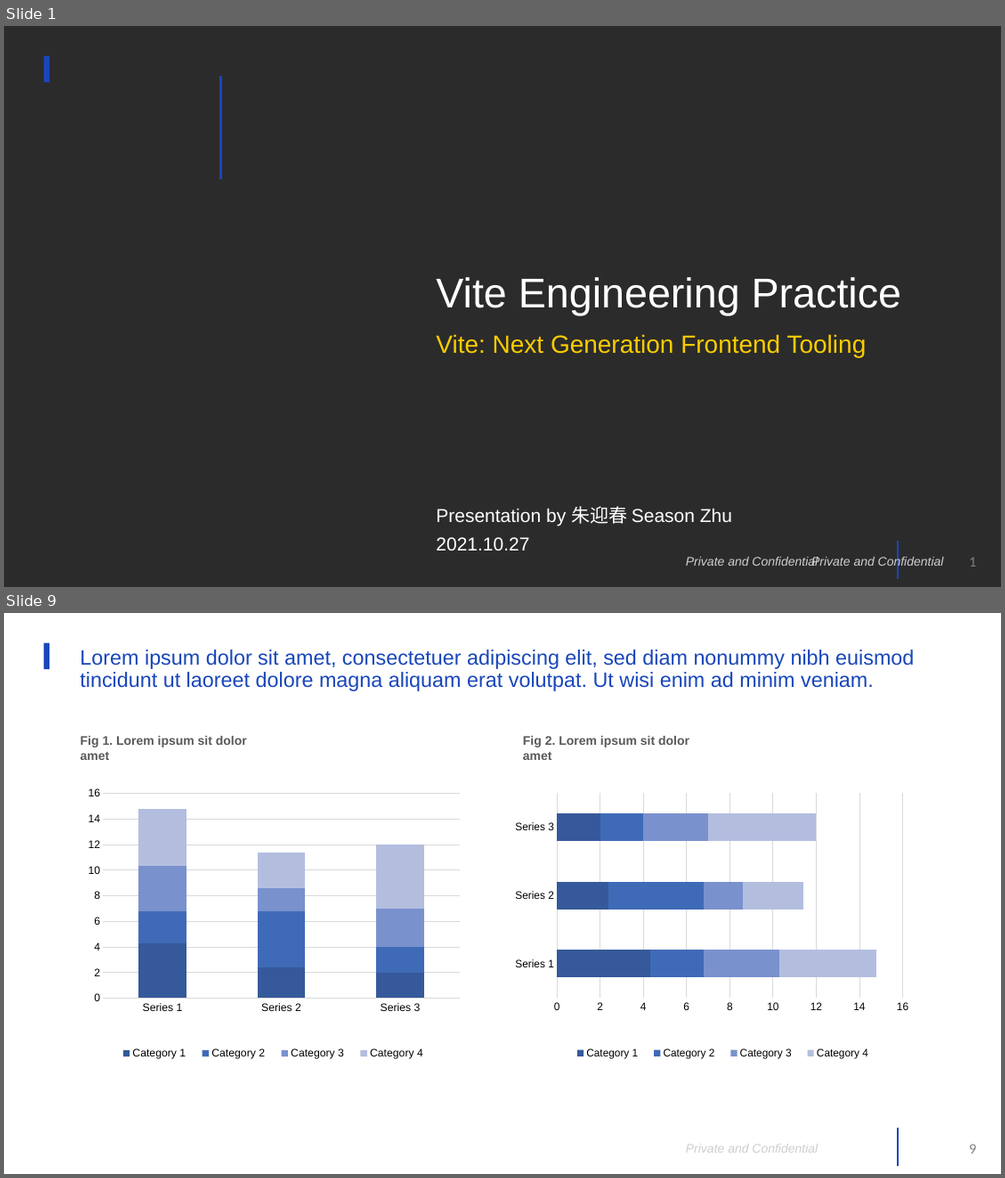
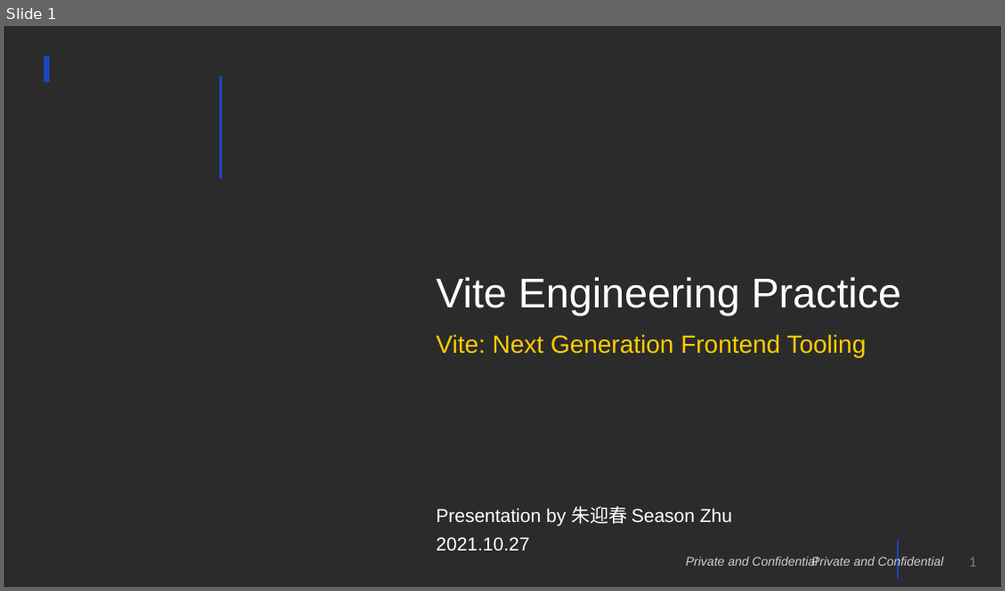
Before and after one commit to season19840122/Course, a slide deck: Vite2 项目工程化和原理剖析/Vite Engineering Practice.pptx. Shown one above the other, each under a label of ours: slides 1 and 9 before the commit, slide 1 after it; the slides between them are not shown. The pictures are 1005x1178 and 1005x591 pixels, drawn with LibreOffice and Linux fonts; fonts in the diff are those of the drawing; background and template pictures are left out; a plain dark background stands for a picture behind light text. Boxes give left, top, right and bottom in pixels: in the first picture for what was removed or moved away, otherwise in the second. Text is boxed around its words. In the diff, an @@ line names an element or a change of style, - is before the commit and + after.

```diff
--- a/Vite2 项目工程化和原理剖析/Vite Engineering Practice.pptx
+++ b/Vite2 项目工程化和原理剖析/Vite Engineering Practice.pptx
@@ slide 9 removed at <box>4,613,1001,1174</box>, background picture (left out); not listed: 4 template elements that a slide beside it also shows @@
@@ title removed at <box>80,649,914,691</box> @@
-Lorem ipsum dolor sit amet, consectetuer adipiscing elit, sed diam nonummy nibh euismod tincidunt ut laoreet dolore magna aliquam erat volutpat. Ut wisi enim ad minim veniam.
@@ text removed at <box>81,736,247,760</box> @@
-Fig 1. Lorem ipsum sit dolor amet
@@ text removed at <box>523,736,689,760</box> @@
-Fig 2. Lorem ipsum sit dolor amet
@@ column stacked chart removed at <box>73,750,470,1074</box> @@
-categories: Series 1, Series 2, Series 3
-Category 1: 4.3, 2.4, 2
-Category 2: 2.5, 4.4, 2
-Category 3: 3.5, 1.8, 3
-Category 4: 4.5, 2.8, 5
@@ bar stacked chart removed at <box>516,750,914,1074</box> @@
-categories: Series 1, Series 2, Series 3
-Category 1: 4.3, 2.4, 2
-Category 2: 2.5, 4.4, 2
-Category 3: 3.5, 1.8, 3
-Category 4: 4.5, 2.8, 5
```
Also in this commit, not shown: 1 slide changed, 21 slides added, 8 other slides removed, 39 other files.
